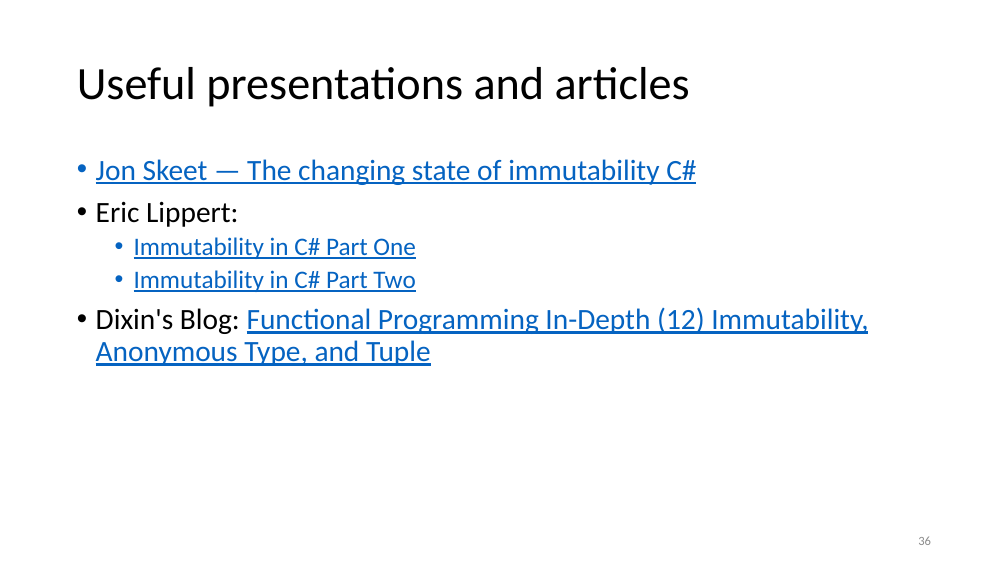
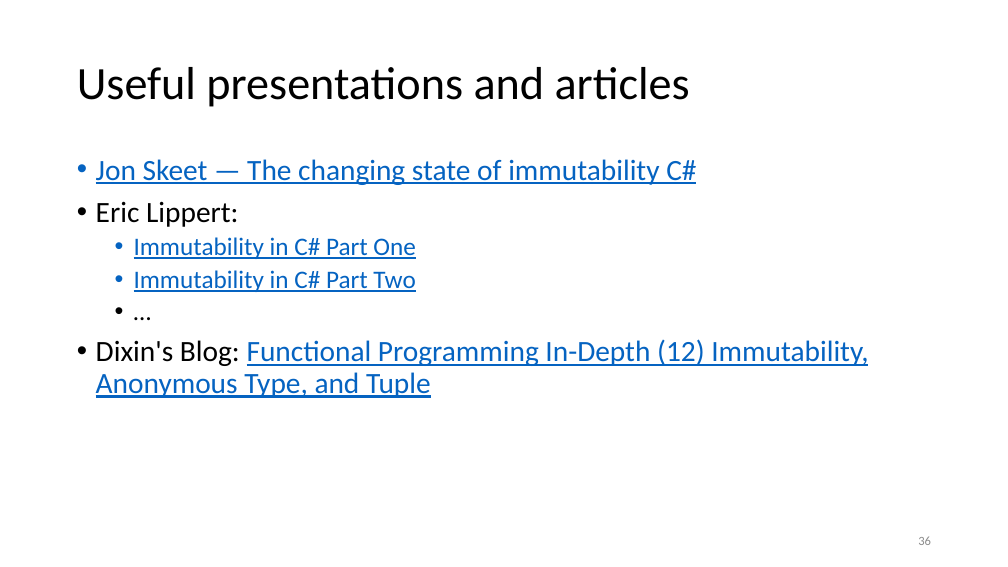
Before and after one commit to kugushev/presentations, a slide deck: slide 36 of Presentation.pptx. Drawn at 1008x567 pixels with LibreOffice and Linux fonts; fonts in the diff are those of the drawing. Boxes give left, top, right and bottom in pixels: in the first picture for what was removed or moved away, otherwise in the second. Text is boxed around its words. In the diff, an @@ line names an element or a change of style, - is before the commit and + after.

```diff
--- a/Presentation.pptx
+++ b/Presentation.pptx
@@ text at <box>96,159,868,398</box>: paragraph added @@
+  • …
```
Also in this commit, not shown: 3 other slides changed.
